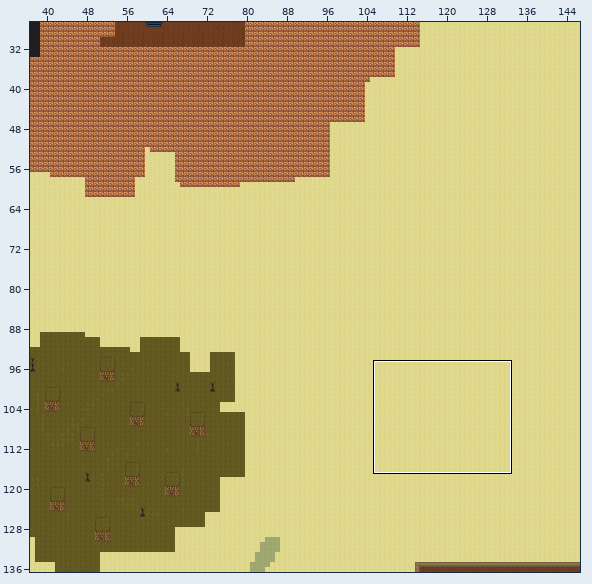
A Tiled map gets an edit: core/assets/worldMap.tmx. The picture above shows the old version from afar; the outline marks the close-up.
Close-up. Before the commit:
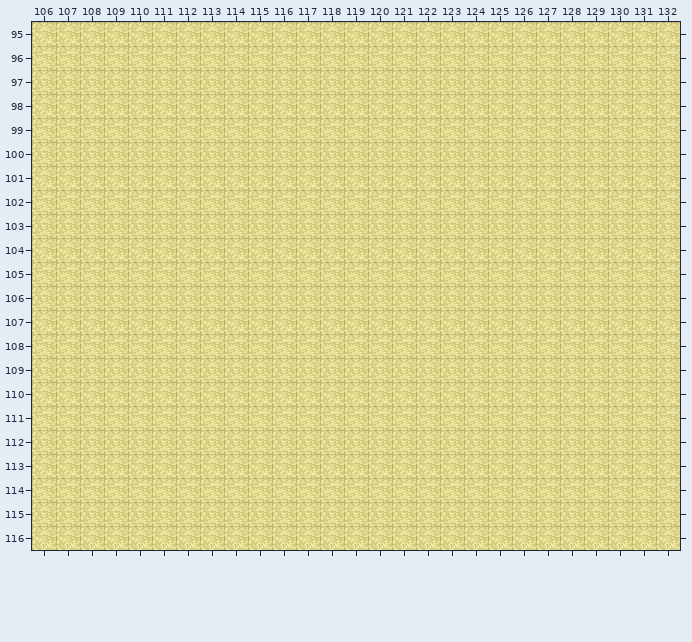
Cells are 32x32 px. Shown: x 106..132, y 95..116. The commit also changed other parts of the map, which this record leaves out.
After the commit:
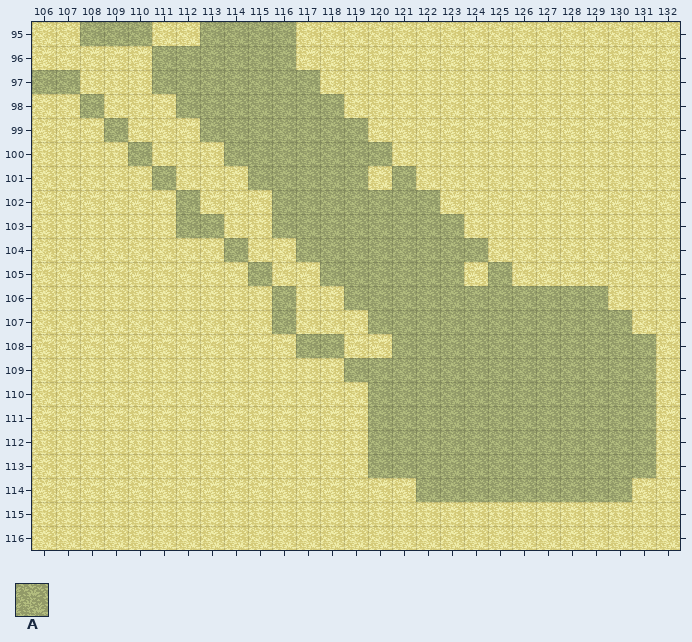
Key: from "hyptosis_tile-art-batch-1": A 141.
_ is an empty cell.
Difference:
Layer "Tile Layer 4":
y 95: x 108..110 ___ -> AAA; x 113..116 ____ -> AAAA
y 96: x 111..116 ______ -> AAAAAA
y 97: x 106..107 __ -> AA; x 111..117 _______ -> AAAAAAA
y 98: x 108 _ -> A; x 112..118 _______ -> AAAAAAA
y 99: x 109 _ -> A; x 113..119 _______ -> AAAAAAA
y 100: x 110 _ -> A; x 114..120 _______ -> AAAAAAA
y 101: x 111 _ -> A; x 115..119 _____ -> AAAAA; x 121 _ -> A
y 102: x 112 _ -> A; x 116..122 _______ -> AAAAAAA
y 103: x 112..113 __ -> AA; x 116..123 ________ -> AAAAAAAA
y 104: x 114 _ -> A; x 117..124 ________ -> AAAAAAAA
y 105: x 115 _ -> A; x 118..123 ______ -> AAAAAA; x 125 _ -> A
y 106: x 116 _ -> A; x 119..129 ___________ -> AAAAAAAAAAA
y 107: x 116 _ -> A; x 120..130 ___________ -> AAAAAAAAAAA
y 108: x 117..118 __ -> AA; x 121..131 ___________ -> AAAAAAAAAAA
y 109: x 119..131 _____________ -> AAAAAAAAAAAAA
y 110..113: x 120..131 ____________ -> AAAAAAAAAAAA
y 114: x 122..130 _________ -> AAAAAAAAA
Changed places in both close-ups, as pixel boxes (x1, y1, x2, y2):
added: (32, 22, 656, 502)
